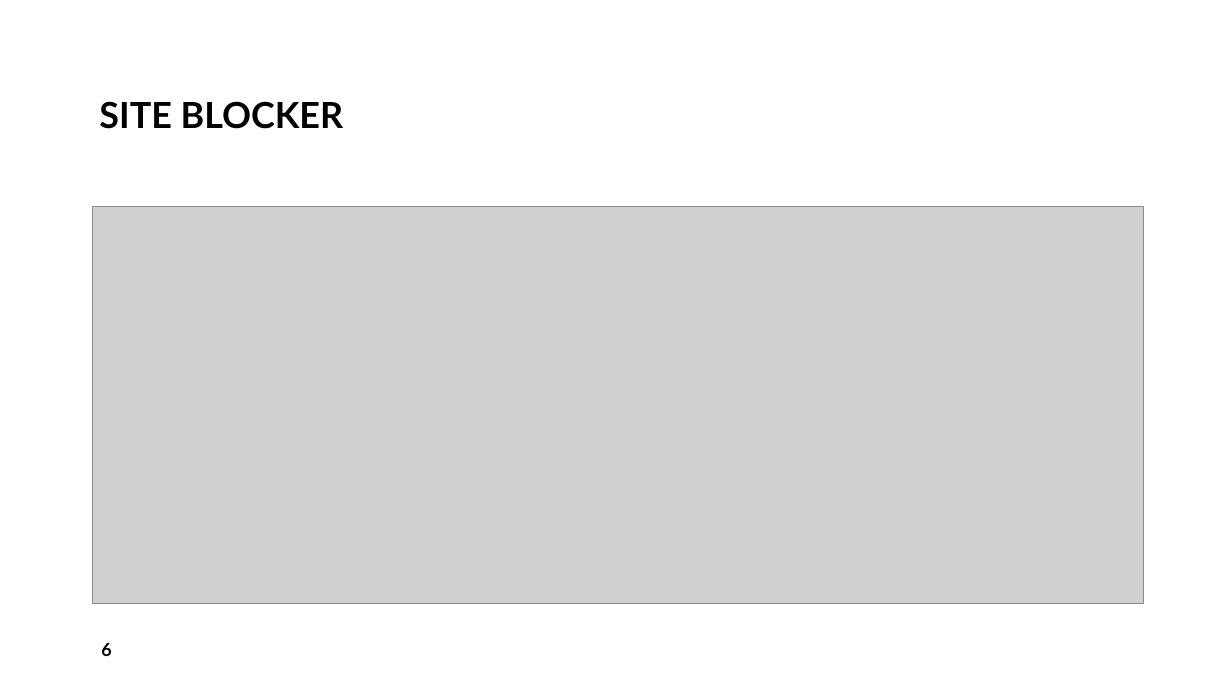
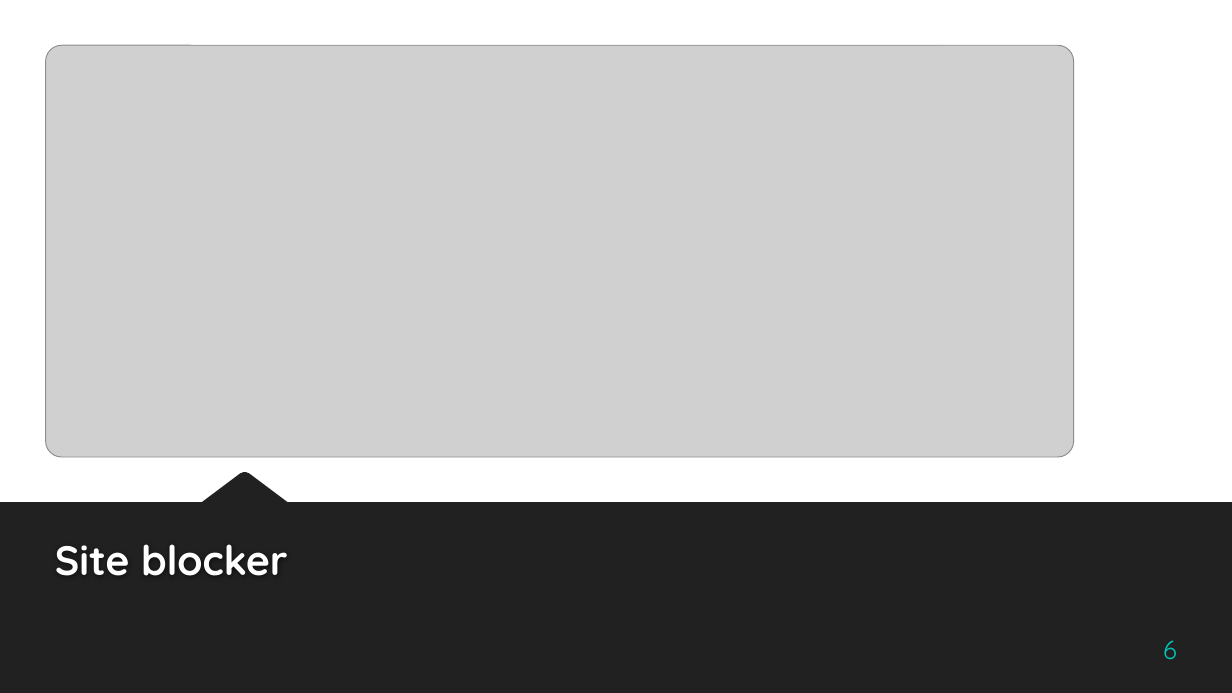
Before and after one commit to spatel787/FocusFlowTracker, a slide deck: slide 6 of Final Presentation.pptx. Drawn at 1232x693 pixels with LibreOffice and Linux fonts; fonts in the diff are those of the drawing; grey boxes stand for pictures; background and template pictures are left out. Boxes give left, top, right and bottom in pixels: in the first picture for what was removed or moved away, otherwise in the second. Text is boxed around its words. In the diff, an @@ line names an element or a change of style, - is before the commit and + after.

```diff
--- a/Final Presentation.pptx
+++ b/Final Presentation.pptx
@@ picture: place and size @@
-picture at [92, 206, 1144, 603]
+picture at [45, 45, 1074, 457]
@@ freeform shape added at [0, 472, 1232, 693], fill #212121 @@
@@ title at [55, 544, 288, 576]: text changed; size 28 to 32 pt; font Lato to Quicksand; text colour #000000 to #FFFFFF @@
-SITE BLOCKER
+Site blocker
@@ page number: place and size @@
-page number at [101, 643, 111, 656]
+page number at [1163, 640, 1177, 659]
@@ page number at [1163, 640, 1177, 659]: size 14 to 20 pt, font Lato to Quicksand, text colour #000000 to #00C6BB, bold off; alignment left to right; vertical alignment middle to bottom @@
```
Also in this commit, not shown: 9 other slides changed, 1 slide removed.
